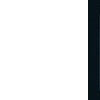
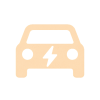
Layered file, before and after one edit (100x100). Changes by layer:
removed layer "Pasted Layer #1" over [left=88, top=0, right=100, bottom=100]
renamed "Pasted Layer #2" to "p3_electric Car", showed it, painted on it over [left=15, top=24, right=85, bottom=78]
